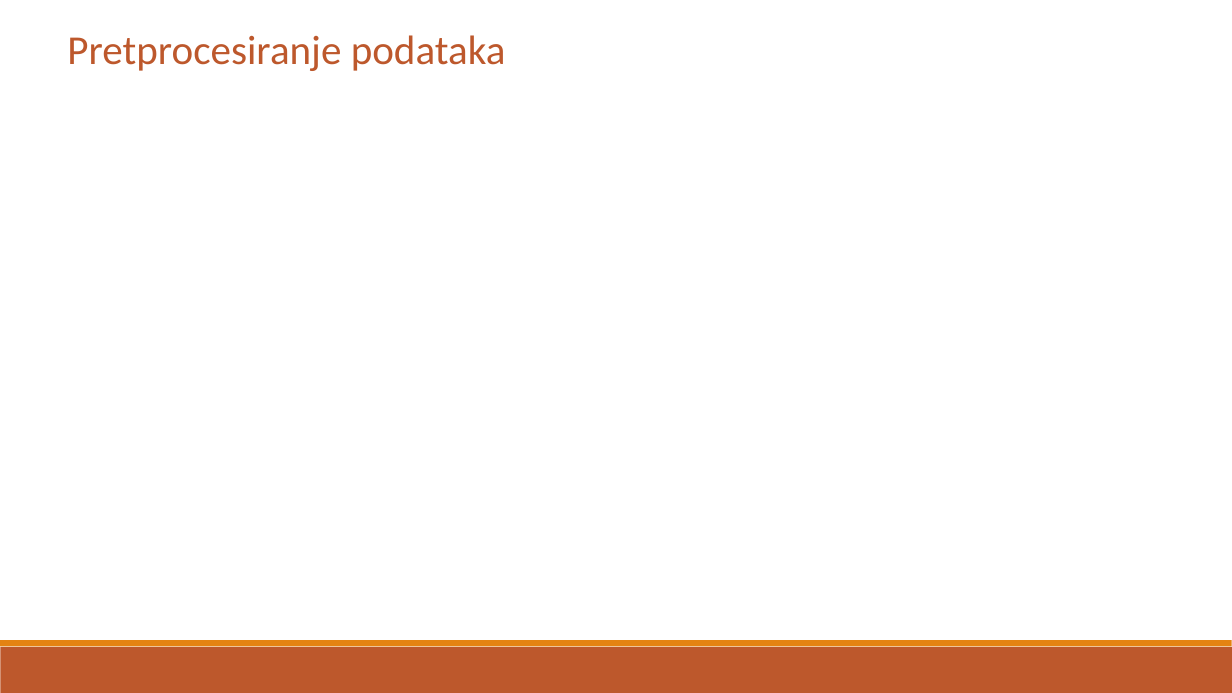
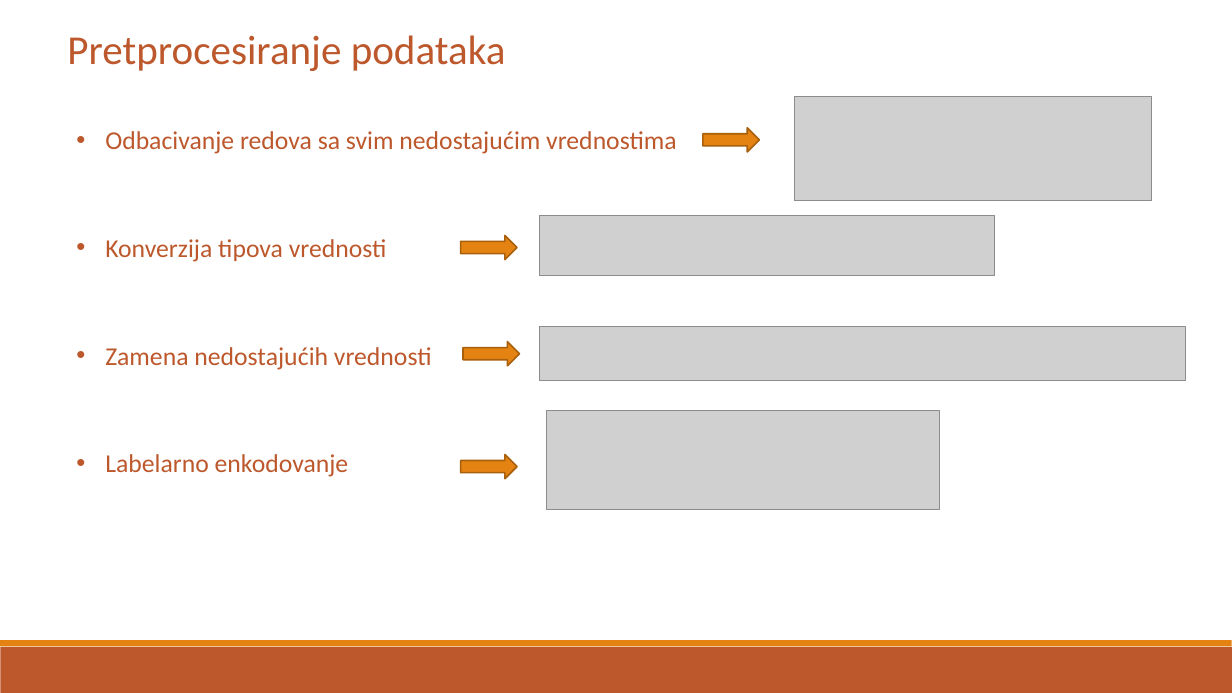
Before and after one commit to Toma1997/Credit-Risk-Prediction-in-Distribution-Network, a slide deck: slide 5 of docs/Prezentacija diplomskog rada.pptx. Drawn at 1232x693 pixels with LibreOffice and Linux fonts; fonts in the diff are those of the drawing; grey boxes stand for pictures. Boxes give left, top, right and bottom in pixels: in the first picture for what was removed or moved away, otherwise in the second. Text is boxed around its words. In the diff, an @@ line names an element or a change of style, - is before the commit and + after.

```diff
--- a/docs/Prezentacija diplomskog rada.pptx
+++ b/docs/Prezentacija diplomskog rada.pptx
@@ picture added at (795, 96, 1153, 201) @@
@@ text added at (105, 131, 676, 477), 20 pt, text #BD582C @@
+• Odbacivanje redova sa svim nedostajućim vrednostima
+• Konverzija tipova vrednosti
+• Zamena nedostajućih vrednosti
+• Labelarno enkodovanje
@@ right arrow added at (703, 128, 760, 152), fill #E48312, outline #A9610D 1.25 pt @@
@@ right arrow added at (460, 236, 517, 260), fill #E48312, outline #A9610D 1.25 pt @@
@@ picture added at (540, 215, 995, 275) @@
@@ picture added at (540, 326, 1187, 381) @@
@@ right arrow added at (463, 342, 519, 366), fill #E48312, outline #A9610D 1.25 pt @@
@@ picture added at (547, 410, 939, 509) @@
@@ right arrow added at (460, 455, 517, 479), fill #E48312, outline #A9610D 1.25 pt @@
```
Also in this commit, not shown: 5 other slides changed, 4 slides added, 4 slides removed, 2 other files.
